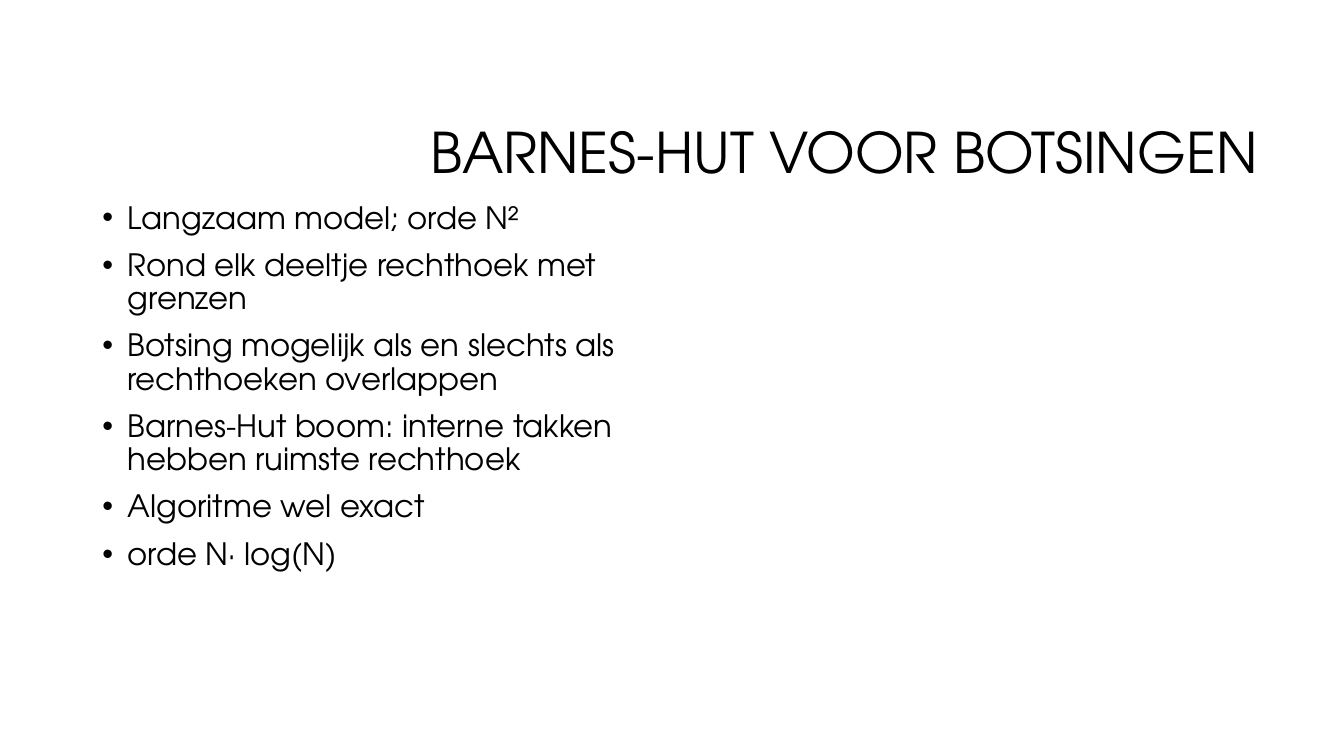
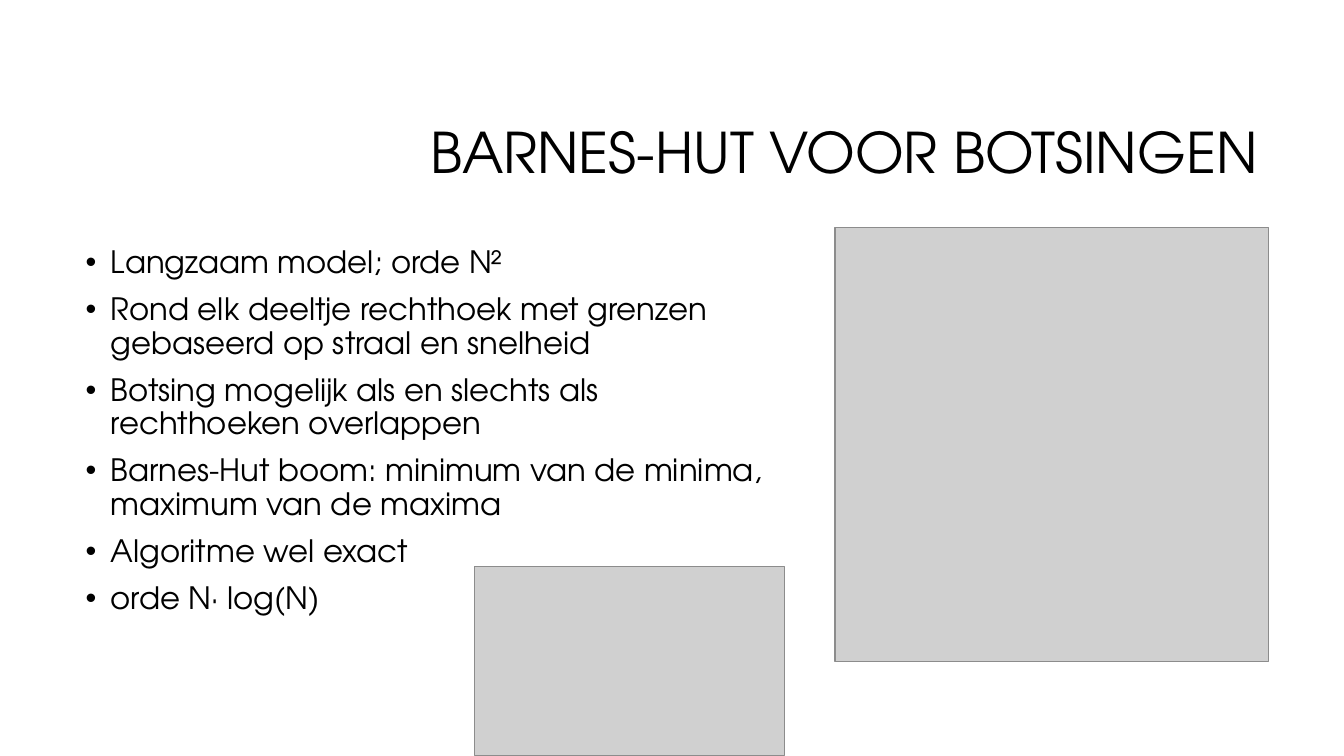
Before and after one commit to CBarendrecht/mod2b, a slide deck: slide 7 of Presentatie/Presentatie.pptx. Drawn at 1344x756 pixels with LibreOffice and Linux fonts; fonts in the diff are those of the drawing; grey boxes stand for pictures; background and template pictures are left out. Boxes give left, top, right and bottom in pixels: in the first picture for what was removed or moved away, otherwise in the second. Text is boxed around its words. In the diff, an @@ line names an element or a change of style, - is before the commit and + after.

```diff
--- a/Presentatie/Presentatie.pptx
+++ b/Presentatie/Presentatie.pptx
@@ picture added at box(835, 228, 1268, 661) @@
@@ text "Langzaam model; orde N²": place and size @@
-text "Langzaam model; orde N²" at box(128, 206, 615, 572)
+text "Langzaam model; orde N²" at box(111, 250, 762, 616)
@@ text at box(111, 297, 708, 361): text changed @@
-• Rond elk deeltje rechthoek met grenzen
+• Rond elk deeltje rechthoek met grenzen gebaseerd op straal en snelheid
@@ text at box(111, 458, 762, 516): text changed @@
-• Barnes-Hut boom: interne takken hebben ruimste rechthoek
+• Barnes-Hut boom: minimum van de minima, maximum van de maxima
@@ picture added at box(475, 567, 784, 756) @@
```
Also in this commit, not shown: 1 other slide changed.
